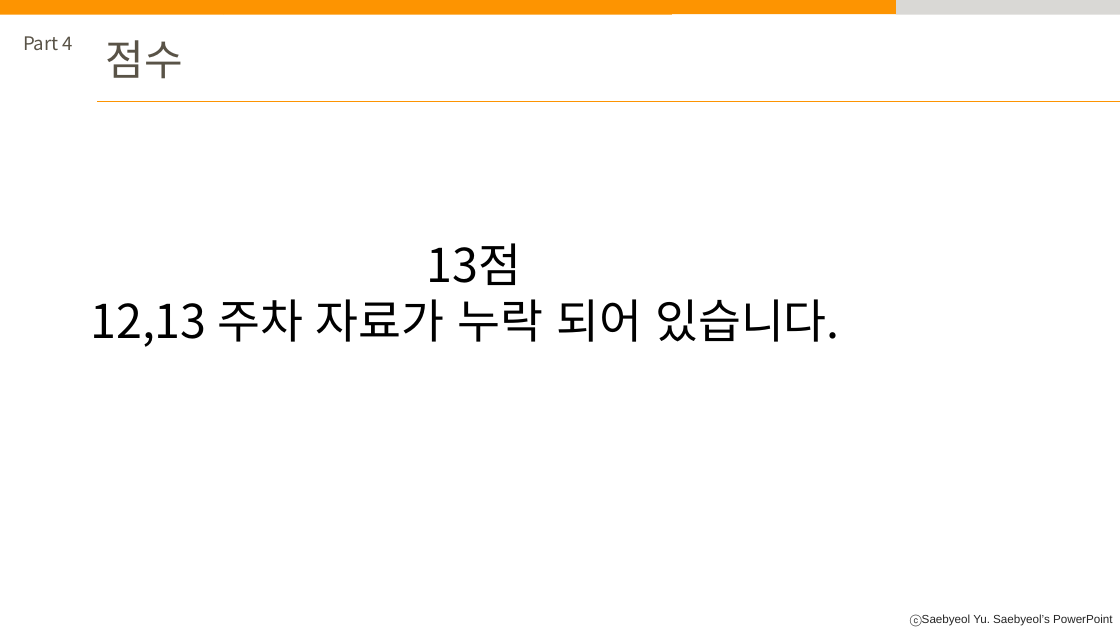
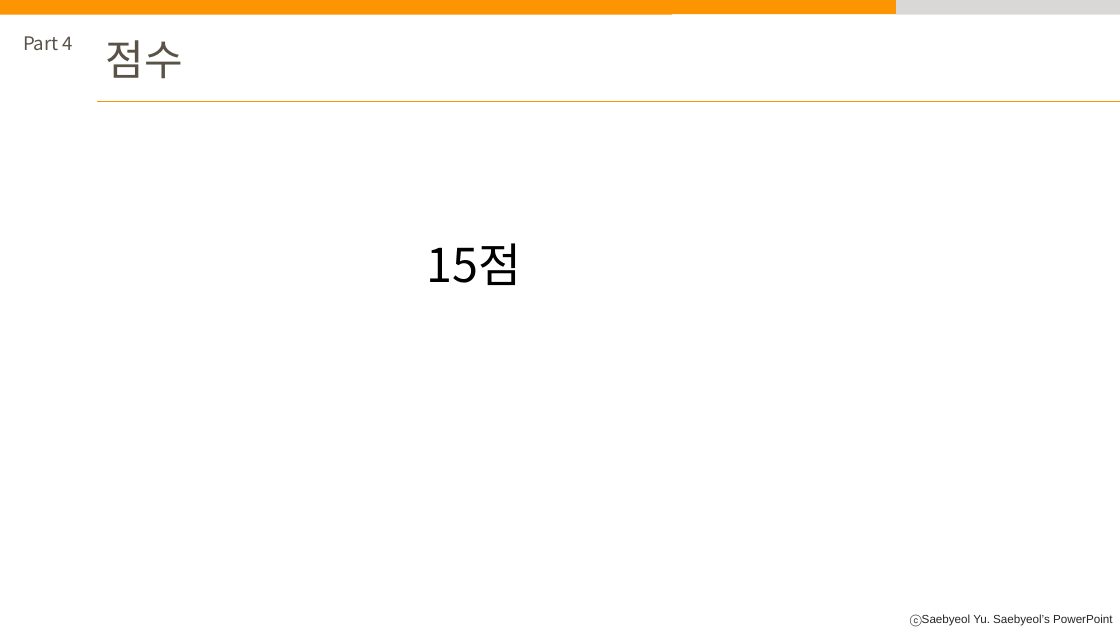
Before and after one commit to JeonSangHoon0711/2023-gameprogramming, a slide deck: slide 45 of 15week/2019775054github.pptx. Drawn at 1120x630 pixels with LibreOffice and Linux fonts; fonts in the diff are those of the drawing. Boxes give left, top, right and bottom in pixels: in the first picture for what was removed or moved away, otherwise in the second. Text is boxed around its words. In the diff, an @@ line names an element or a change of style, - is before the commit and + after.

```diff
--- a/15week/2019775054github.pptx
+++ b/15week/2019775054github.pptx
@@ text at (426,243,521,285): text changed @@
-13점
-12,13 주차 자료가 누락 되어 있습니다.
+15점
```
Also in this commit, not shown: 1 other file.
